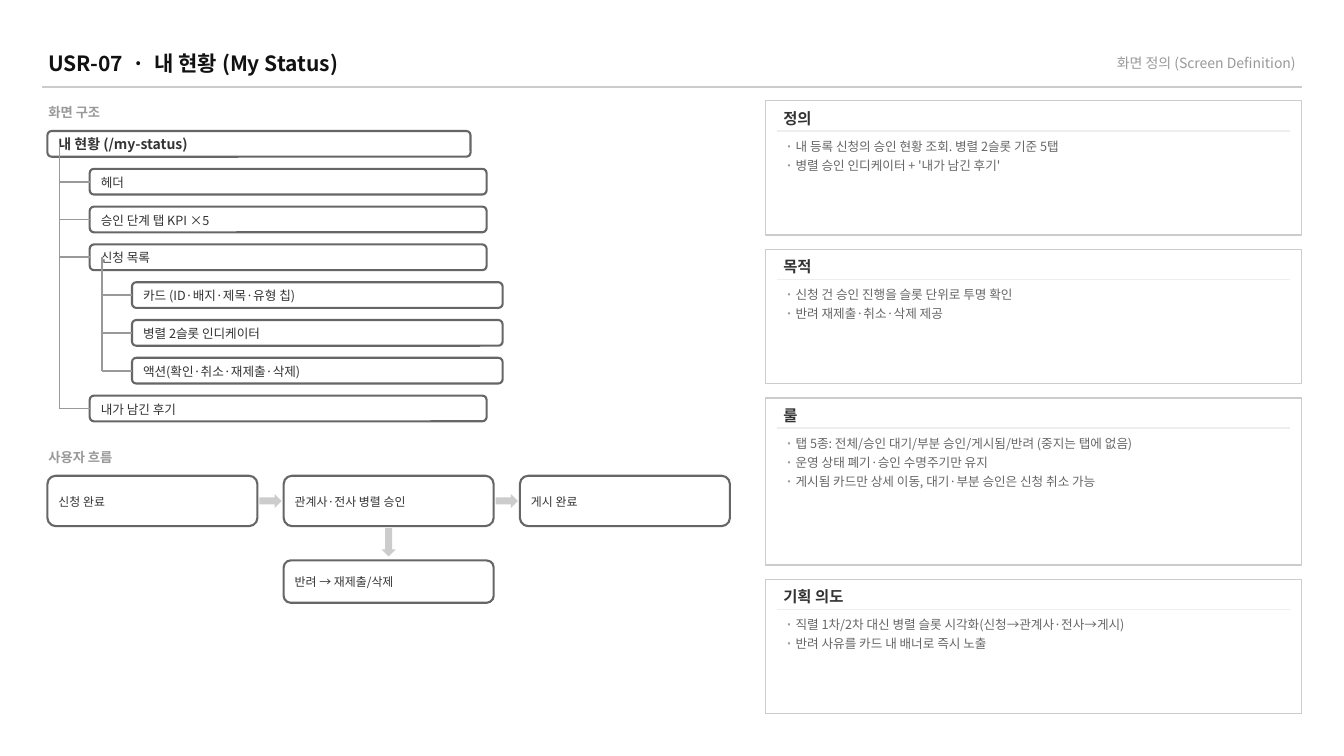
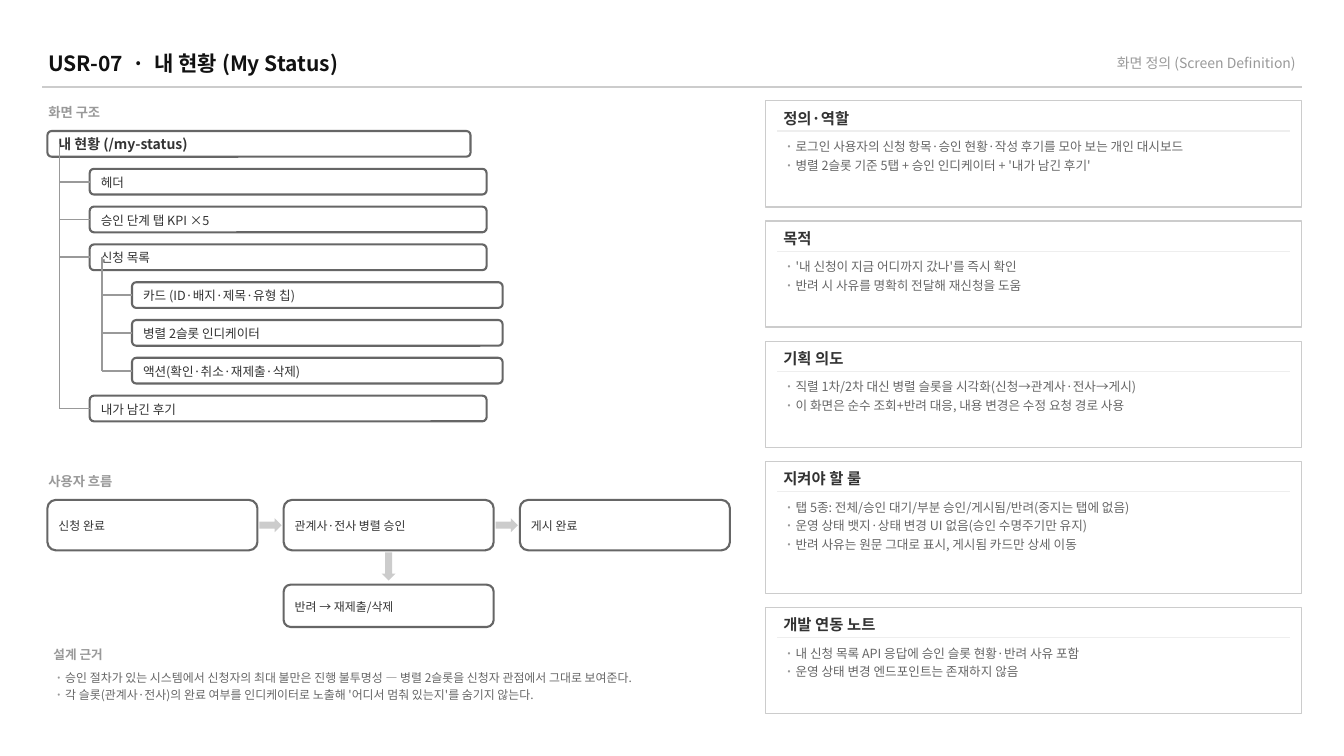
Before and after one commit to BaeNerd/Workspace, a slide deck: slide 20 of axplatform/docs/screen-specs/user-screens.pptx. Drawn at 1344x756 pixels with LibreOffice and Linux fonts; fonts in the diff are those of the drawing. Boxes give left, top, right and bottom in pixels: in the first picture for what was removed or moved away, otherwise in the second. Text is boxed around its words. In the diff, an @@ line names an element or a change of style, - is before the commit and + after.

```diff
--- a/axplatform/docs/screen-specs/user-screens.pptx
+++ b/axplatform/docs/screen-specs/user-screens.pptx
@@ rectangle: place and size @@
-rectangle at <box>765,101,1302,235</box>
+rectangle at <box>765,101,1302,207</box>
@@ text at <box>783,111,849,126</box>: text changed @@
-정의
+정의·역할
@@ text at <box>796,140,1183,171</box>: text changed @@
-· 내 등록 신청의 승인 현황 조회. 병렬 2슬롯 기준 5탭
-· 병렬 승인 인디케이터 + '내가 남긴 후기'
+· 로그인 사용자의 신청 항목·승인 현황·작성 후기를 모아 보는 개인 대시보드
+· 병렬 2슬롯 기준 5탭 + 승인 인디케이터 + '내가 남긴 후기'
@@ rectangle: place and size @@
-rectangle at <box>765,249,1302,383</box>
+rectangle at <box>765,221,1302,327</box>
@@ text "목적": place and size @@
-text "목적" at <box>783,259,811,274</box>
+text "목적" at <box>783,231,811,246</box>
@@ line moved from (777, 279) - (1290, 279) to (777, 251) - (1290, 251) @@
@@ text at <box>796,260,1021,291</box>: text changed; size 11 to 9 pt; text colour #333333 to #666666; bold off @@
-룰
+· '내 신청이 지금 어디까지 갔나'를 즉시 확인
+· 반려 시 사유를 명확히 전달해 재신청을 도움
@@ text removed at <box>796,288,1012,319</box> @@
-· 신청 건 승인 진행을 슬롯 단위로 투명 확인
-· 반려 재제출·취소·삭제 제공
@@ rectangle added at <box>765,342,1302,448</box>, fill #FFFFFF, outline #CCCCCC 1 pt @@
@@ text "기획 의도": place and size @@
-text "기획 의도" at <box>783,589,843,604</box>
+text "기획 의도" at <box>783,351,843,366</box>
@@ line moved from (777, 429) - (1290, 429) to (777, 372) - (1290, 372) @@
@@ text at <box>796,380,1136,412</box>: text changed @@
-· 직렬 1차/2차 대신 병렬 슬롯 시각화(신청→관계사·전사→게시)
-· 반려 사유를 카드 내 배너로 즉시 노출
+· 직렬 1차/2차 대신 병렬 슬롯을 시각화(신청→관계사·전사→게시)
+· 이 화면은 순수 조회+반려 대응, 내용 변경은 수정 요청 경로 사용
@@ rectangle: place and size @@
-rectangle at <box>765,398,1302,566</box>
+rectangle at <box>765,462,1302,594</box>
@@ text added at <box>783,469,861,489</box>, 11 pt, text #333333, bold @@
+지켜야 할 룰
@@ line added from (777, 492) to (1290, 492), #EEEEEE 1 pt @@
@@ text at <box>796,501,1129,551</box>: text changed @@
-· 탭 5종: 전체/승인 대기/부분 승인/게시됨/반려 (중지는 탭에 없음)
-· 운영 상태 폐기·승인 수명주기만 유지
-· 게시됨 카드만 상세 이동, 대기·부분 승인은 신청 취소 가능
+· 탭 5종: 전체/승인 대기/부분 승인/게시됨/반려(중지는 탭에 없음)
+· 운영 상태 뱃지·상태 변경 UI 없음(승인 수명주기만 유지)
+· 반려 사유는 원문 그대로 표시, 게시됨 카드만 상세 이동
@@ 5 texts, 4 rounded rectangles, 2 right arrows, 1 down arrow: place and size @@
-5 texts, 4 rounded rectangles, 2 right arrows, 1 down arrow at <box>47,451,730,603</box>
+5 texts, 4 rounded rectangles, 2 right arrows, 1 down arrow at <box>47,475,730,627</box>
@@ rectangle: place and size @@
-rectangle at <box>765,580,1302,714</box>
+rectangle at <box>765,608,1302,714</box>
@@ text added at <box>783,617,875,632</box>, 11 pt, text #333333, bold @@
+개발 연동 노트
@@ text added at <box>53,648,103,660</box>, 9 pt, text #999999, bold @@
+설계 근거
@@ line moved from (777, 610) - (1290, 610) to (777, 638) - (1290, 638) @@
@@ text added at <box>796,647,1079,677</box>, 9 pt, text #666666 @@
+· 내 신청 목록 API 응답에 승인 슬롯 현황·반려 사유 포함
+· 운영 상태 변경 엔드포인트는 존재하지 않음
@@ text added at <box>65,672,632,701</box>, 8.5 pt, text #666666 @@
+· 승인 절차가 있는 시스템에서 신청자의 최대 불만은 진행 불투명성 — 병렬 2슬롯을 신청자 관점에서 그대로 보여준다.
+· 각 슬롯(관계사·전사)의 완료 여부를 인디케이터로 노출해 '어디서 멈춰 있는지'를 숨기지 않는다.
```
Also in this commit, not shown: 22 other slides changed, 6 other files.
